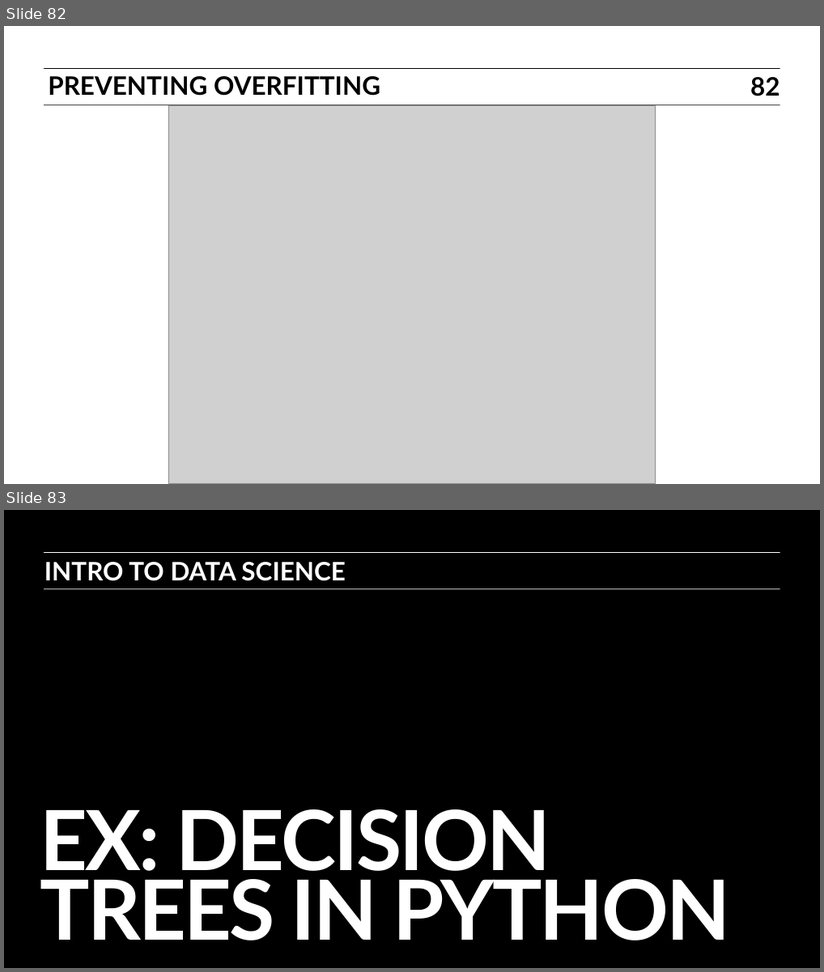
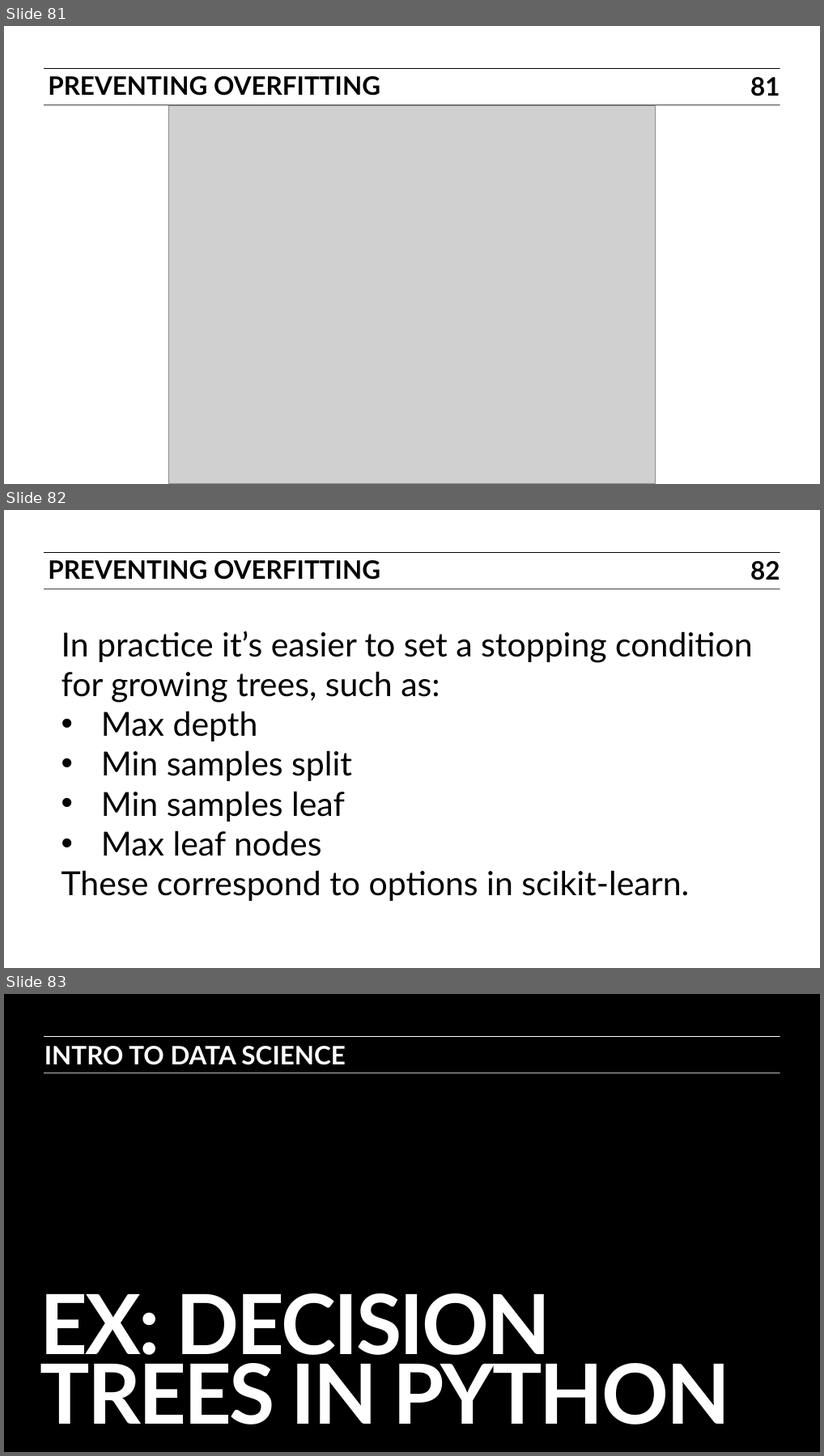
Before and after one commit to ajschumacher/gadsdc, a slide deck: 14-tree/slides.pptx. Shown one above the other, each under a label of ours: slides 82 and 83 before the commit, slides 81, 82 and 83 after it. The pictures are 824x972 and 824x1456 pixels, drawn with LibreOffice and Linux fonts; fonts in the diff are those of the drawing; grey boxes stand for pictures. Boxes give left, top, right and bottom in pixels: in the first picture for what was removed or moved away, otherwise in the second. Text is boxed around its words. In the diff, an @@ line names an element or a change of style, - is before the commit and + after.

```diff
--- a/14-tree/slides.pptx
+++ b/14-tree/slides.pptx
@@ slide 82 added at [4,510,820,968], background #FFFFFF; not listed: 2 template elements that a slide beside it also shows @@
@@ text added at [48,560,381,580], 23 pt, text #000000, bold @@
+PREVENTING OVERFITTING
@@ page number added at [751,561,780,580], 23 pt, text #000000, bold @@
+82
@@ text added at [62,631,753,901], 30 pt, text #000000 @@
+In practice it’s easier to set a stopping condition for growing trees, such as:
+• Max depth
+• Min samples split
+• Min samples leaf
+• Max leaf nodes
+These correspond to options in scikit-learn.
@@ what was slide 82 is now slide 81 @@
@@ page number at [751,77,780,96]: text changed @@
-82
+81
```
Also in this commit, not shown: 1 slide changed, 3 slides removed, 1 other file.
